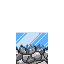
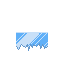
Revision of a layered w=64, h=64 image; what changed, layer by layer:
hid "Calque 6" over [16, 44, 48, 54]
hid "Calque 5" over [16, 44, 48, 64]
